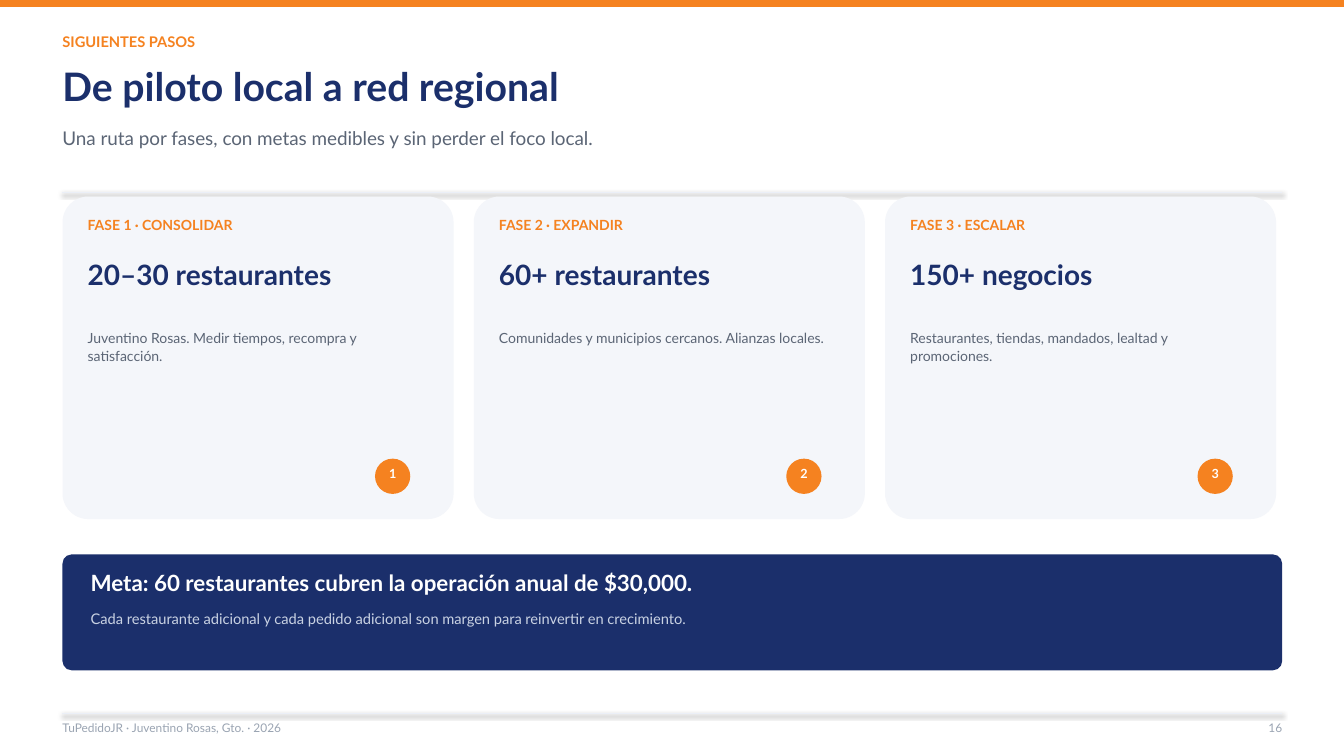
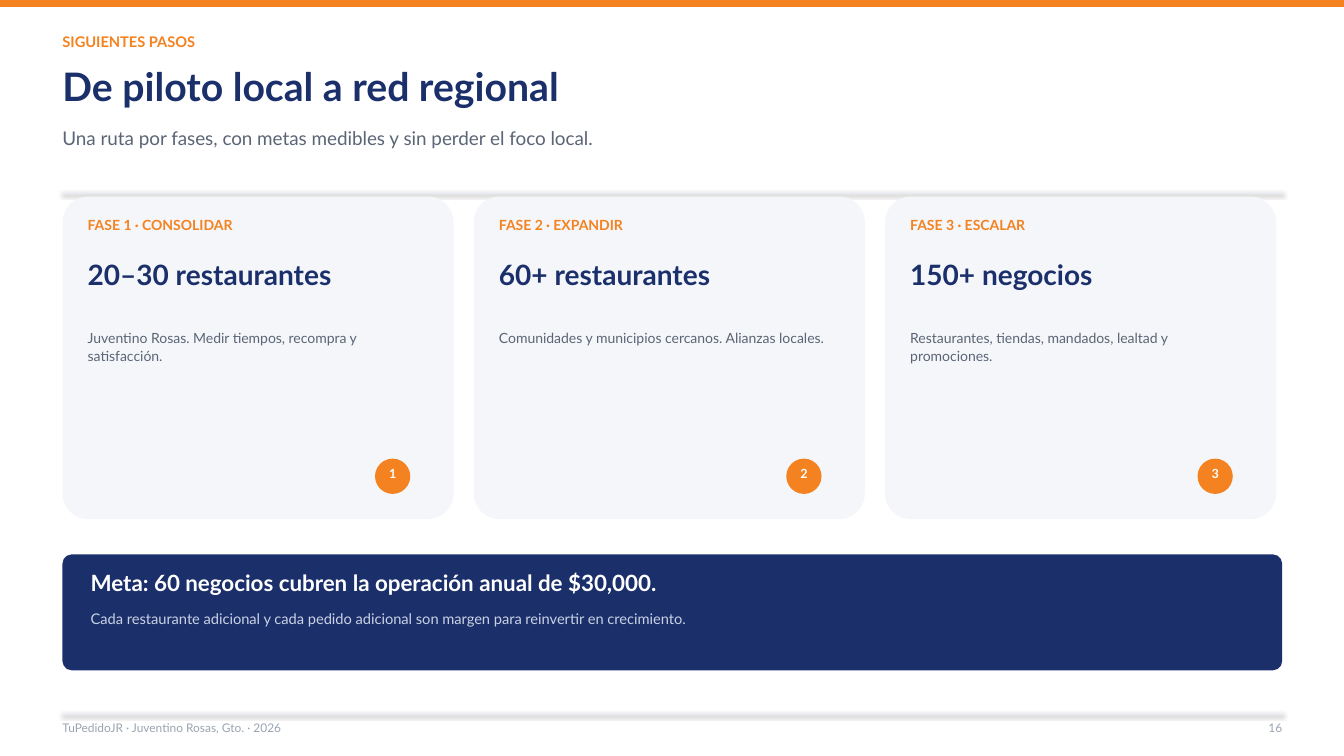
Before and after one commit to Lodoman-old/TuPedidoJR, a slide deck: slide 16 of docs/presentacion/TuPedidoJR_Propuesta_2026.pptx. Drawn at 1344x756 pixels with LibreOffice and Linux fonts; fonts in the diff are those of the drawing. Boxes give left, top, right and bottom in pixels: in the first picture for what was removed or moved away, otherwise in the second. Text is boxed around its words. In the diff, an @@ line names an element or a change of style, - is before the commit and + after.

```diff
--- a/docs/presentacion/TuPedidoJR_Propuesta_2026.pptx
+++ b/docs/presentacion/TuPedidoJR_Propuesta_2026.pptx
@@ text at (91, 572, 656, 595): text changed @@
-Meta: 60 restaurantes cubren la operación anual de $30,000.
+Meta: 60 negocios cubren la operación anual de $30,000.
```
Also in this commit, not shown: 7 other slides changed, 10 other files.
